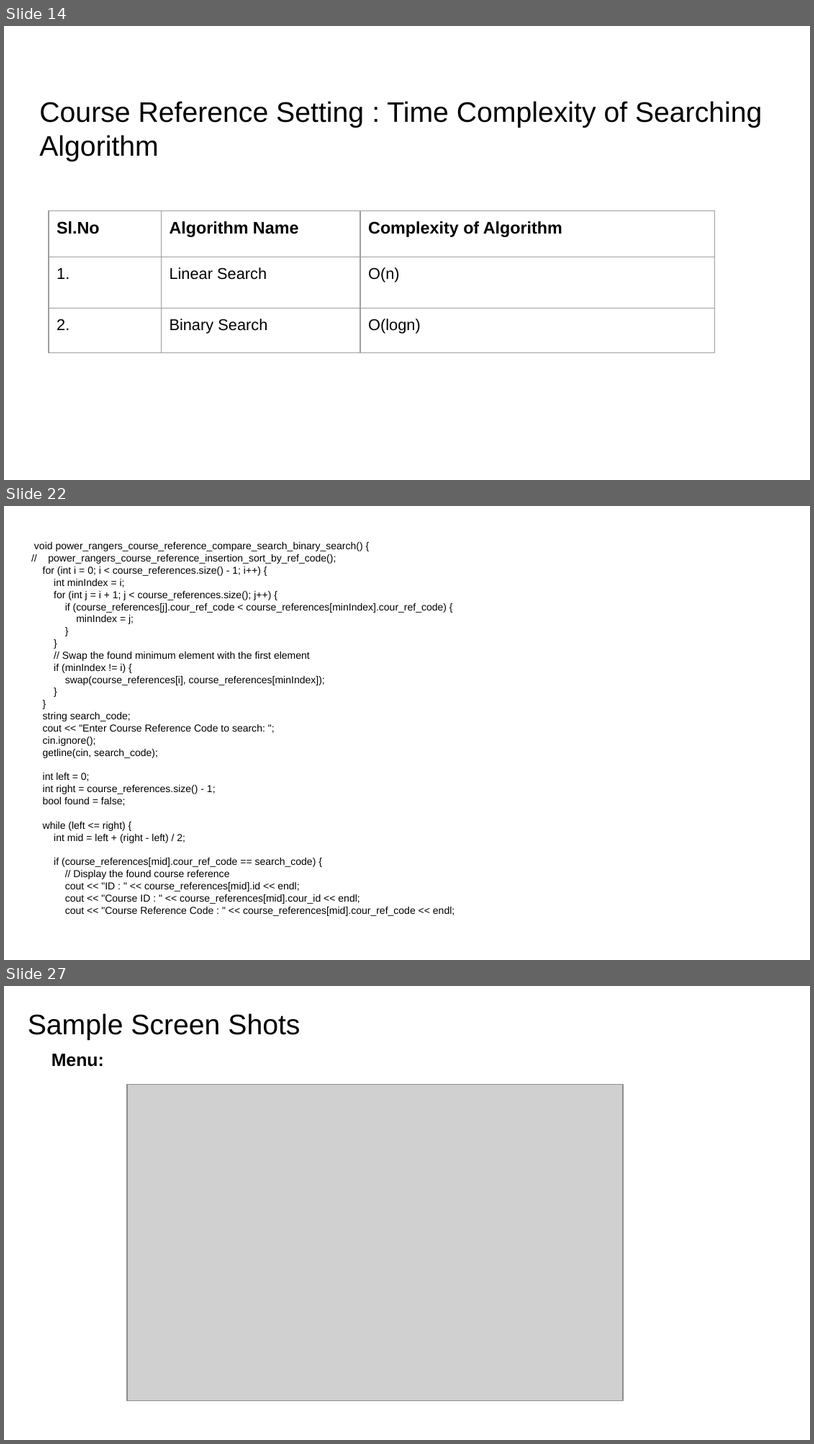
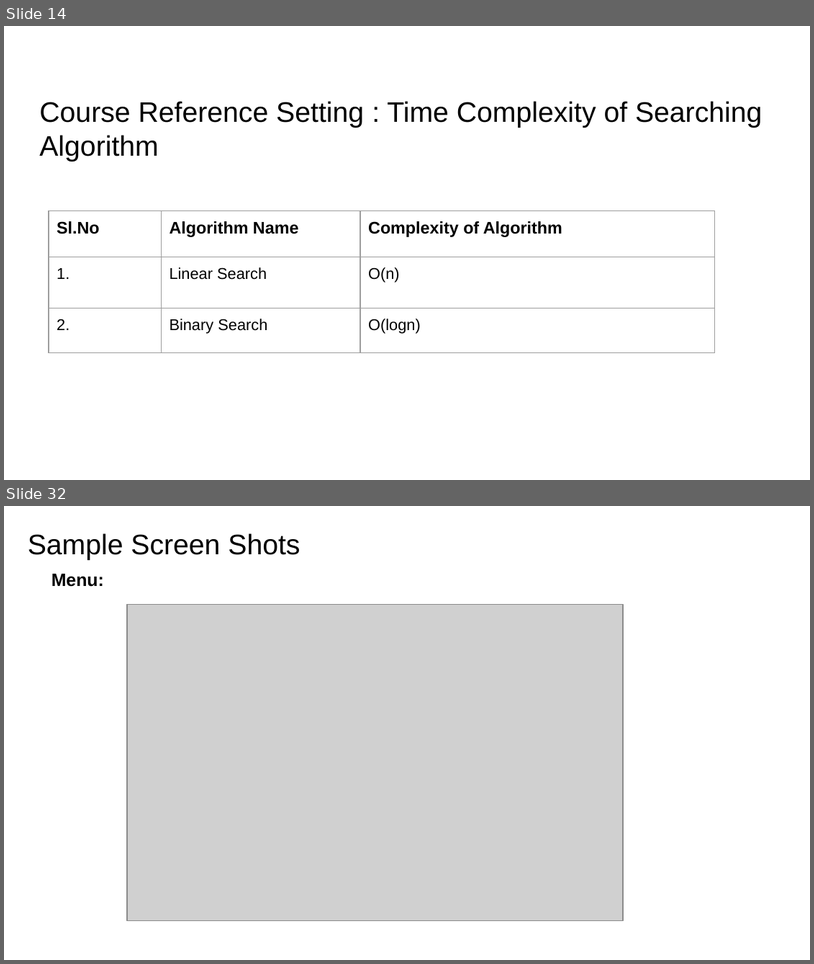
Before and after one commit to vissamsettynikitha/team_power_rangers, a slide deck: OBE_power_rangers_course_reference.pptx. Shown one above the other, each under a label of ours: slides 14, 22 and 27 before the commit, slides 14 and 32 after it; the slides between them are not shown. The pictures are 814x1444 and 814x964 pixels, drawn with LibreOffice and Linux fonts; fonts in the diff are those of the drawing; grey boxes stand for pictures; background and template pictures are left out. Boxes give left, top, right and bottom in pixels: in the first picture for what was removed or moved away, otherwise in the second. Text is boxed around its words. In the diff, an @@ line names an element or a change of style, - is before the commit and + after.

```diff
--- a/OBE_power_rangers_course_reference.pptx
+++ b/OBE_power_rangers_course_reference.pptx
@@ slide 22 removed at [4,506,810,960], background #FFFFFF @@
@@ text removed at [34,542,455,916] @@
-void power_rangers_course_reference_compare_search_binary_search() {
-// power_rangers_course_reference_insertion_sort_by_ref_code();
-for (int i = 0; i < course_references.size() - 1; i++) {
-int minIndex = i;
-for (int j = i + 1; j < course_references.size(); j++) {
-if (course_references[j].cour_ref_code < course_references[minIndex].cour_ref_code) {
-minIndex = j;
-}
-}
-// Swap the found minimum element with the first element
-if (minIndex != i) {
-swap(course_references[i], course_references[minIndex]);
-}
-}
-string search_code;
-cout << "Enter Course Reference Code to search: ";
-cin.ignore();
-getline(cin, search_code);
-int left = 0;
-int right = course_references.size() - 1;
-bool found = false;
-while (left <= right) {
-int mid = left + (right - left) / 2;
-if (course_references[mid].cour_ref_code == search_code) {
-// Display the found course reference
-cout << "ID : " << course_references[mid].id << endl;
-cout << "Course ID : " << course_references[mid].cour_id << endl;
-cout << "Course Reference Code : " << course_references[mid].cour_ref_code << endl;
@@ what was slide 27 is now slide 32 @@
```
Also in this commit, not shown: 8 slides changed, 9 slides added, 3 other slides removed.
